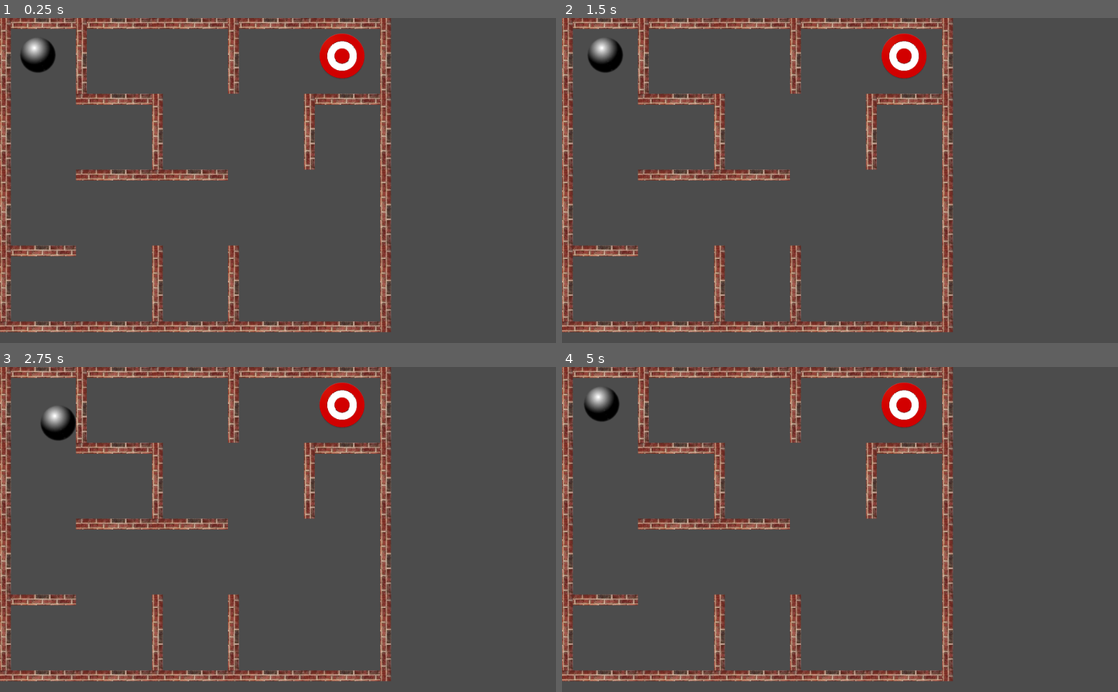
Above: before the commit, frames 1-4 (two rows, left to right).
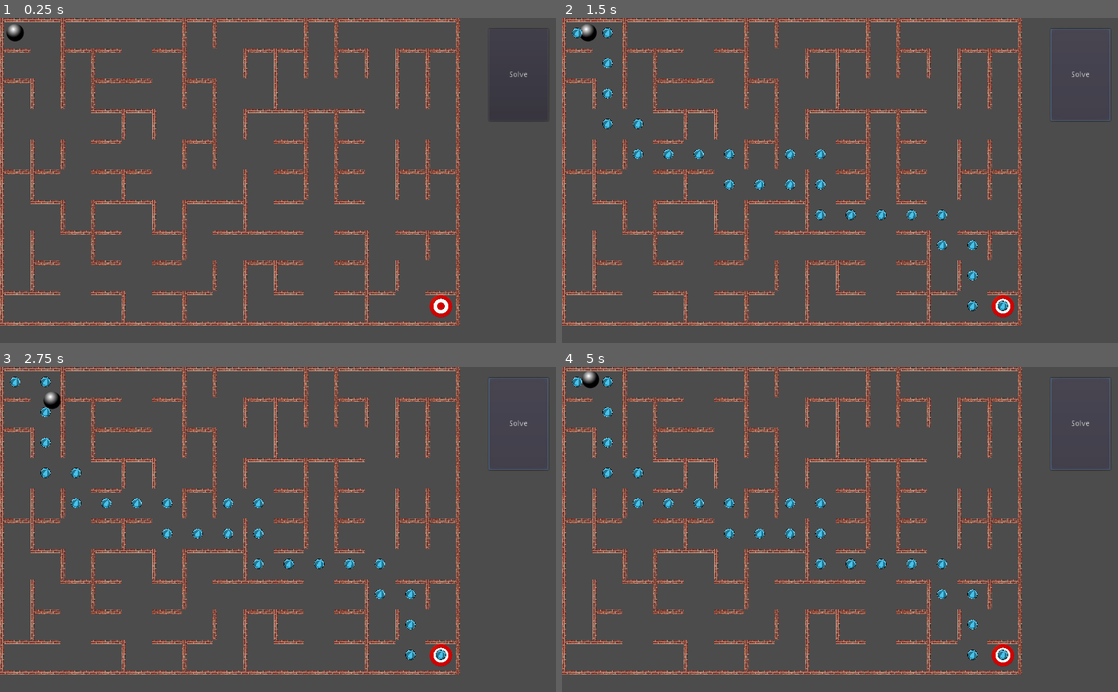
Above: after the commit, the same moments.

Repository: steelsoul/maze
Game: Godot game, scene res://Maze.tscn
Two runs of this game, one before a commit and one after it. Both use one fixed random seed, a clock stepped at 60 frames per second and the inputs below. Before the commit the project has no main scene; this scene is started directly in both runs.
Inputs (mouse positions are in pixels of both pictures, inside the frame that each line leads up to):
- Up to frame 1 (0.25 s): no input
- Up to frame 2 (1.5 s): click (1079, 73) at 0.5 s, where only the run after the commit has a clickable "Solve"; tap Enter at 1.25 s; hold Right from 1.28 s (still down)
- Up to frame 3 (2.75 s): release Right at 2.03 s; hold Down from 2.03 s (still down)
- Up to frame 4 (5 s): release Down at 2.78 s; hold Right 2.78-3.53 s; tap Space at 3.5 s; hold Up 3.53-4.28 s; hold Left from 4.28 s (still down)

The runs differ from the first frame. In frame 1, 22% of the frame differs, in the area x 0-98%, y 0-97%; in frame 2, 23%, in the area x 0-99%, y 0-97%; in frame 3, 23%; in frame 4, 23%.
Error before the commit: Invalid operands 'int' and 'float' in operator '%'. (res://Maze.gd:253)

Commit message:
Make maze generation with Prima

Diff:
--- a/Ball.tscn
+++ b/Ball.tscn
@@ -6,6 +6,7 @@
 radius = 30.0
 
 [node name="Ball" type="KinematicBody2D"]
+scale = Vector2( 0.3, 0.3 )
 
 [node name="Shape" type="CollisionShape2D" parent="."]
 shape = SubResource( 1 )
--- a/Cell.tscn
+++ b/Cell.tscn
@@ -10,6 +10,7 @@
 extents = Vector2( 10, 70 )
 
 [node name="Cell" type="Node2D"]
+scale = Vector2( 0.4, 0.4 )
 script = ExtResource( 1 )
 __meta__ = {
 "_edit_group_": true
--- a/Maze.gd
+++ b/Maze.gd
@@ -5,14 +5,16 @@
 
 enum Dir {Left, Right, Down, Up}
 var buffer = PoolStringArray()
+var g_repoinfo
+var g_start = Vector2(0, 0)
+var g_finish = Vector2(0,0)
 
 func solve_maze_with_wave_tracing(repo, xs, ys, xf, yf):
 	var w = repo[0]
 	var h = repo[1]
-	var rep = repo[2]
 	var marks_array = create_marks_array(w,h)
 	var n_iter = 1
-	marks_array[xs][ys] = 1
+	marks_array[xs][ys] = n_iter
 	var finished = false
 	while !finished:
 		var x = 0
@@ -20,12 +22,10 @@
 		while x < w:
 			var y = 0
 			while y < h:
-				if n_iter == 4:
-					print("!")
 				if marks_array[x][y] == n_iter:
 					for dir in Dir.values():
 						if can_go(repo, x, y, dir, marks_array, 0):
-							print("can go ", describe(dir),  " from (", x, ",", y, ") on iter ", n_iter)
+#							print("can go ", describe(dir),  " from (", x, ",", y, ") on iter ", n_iter)
 							no_further_steps = false
 							mark_neighbour(marks_array, x, y, dir, n_iter + 1)
 							if check_finish(x, y, xf, yf, dir) == true:
@@ -92,6 +92,15 @@
 	elif dir == Dir.Up: yn = y - 1
 	else: yn = y + 1
 	return xf == xn and yf == yn
+
+func load_repo(repo):
+	var width = repo[0]
+	var height = repo[1]
+	var cells = repo[2]
+	for x in width:
+		for y in height:
+			add_child(cells[x][y])
+	finalize_rep(width, height)
 
 func read_file(file_name):
 	var file = File.new()
@@ -109,11 +118,9 @@
 		if x == w:
 			y = y + 1
 			x = 0
-		var cell = configure_cell(repo,x,y,up,left)
+		configure_cell(repo,x,y,up,left)
 #		print("ac: ", x, ' ', y)
 		x = x + 1
-		add_child(cell)
-	finalize_rep(w,h)
 	return [w, h, repo]
 
 func write_file(file_name, repo):
@@ -174,7 +181,7 @@
 func configure_cell(repo,x,y,up,left):
 	var cell = get_cell(x,y,repo)
 	var cell_size = cell.get_size()
-	cell.position = Vector2(x*cell_size, y*cell_size)
+	cell.position = Vector2((x*cell_size) as int, (y*cell_size) as int)
 	cell.setup(up, left)
 	return cell
 
@@ -239,30 +246,32 @@
 
 enum PrimaStageAttribute {Inside, Outside, Border}
 
-func generate_prima(dim, start, end):
+func generate_prima(dim):
 	var width = dim.x
 	var height = dim.y
 	var rep = make_array_of_cells(width, height)
-	for x in width:
-		for y in height:
-			rep[x][y].setup(true, true)
+	for x in range(0, width):
+		for y in range(0, height):
+			configure_cell(rep, x, y, true, true)
 	var attribute_array = []
 	attribute_array.resize(width * height)
-	var index = dim.x * dim.y as int
-	var ri = randi() as int
-	var random_index = ri % index
-	while index > 0:
+	var array_size = (dim.x * dim.y) as int
+	var random_index = randi() % array_size
+	var index = array_size - 1
+	while index >= 0:
 		attribute_array[index] = PrimaStageAttribute.Outside
+		index = index - 1
 	attribute_array[random_index] = PrimaStageAttribute.Inside
 	change_attribute_for_neighbours(PrimaStageAttribute.Border, PrimaStageAttribute.Outside, random_index, dim, attribute_array)
 	var shall_generate = true
 	while shall_generate:
 		var has_border_result = has_border(attribute_array)
-		if has_border_result == false:
+		if has_border_result is bool and has_border_result == false:
 			shall_generate = false
 		else:
 			var border_indexes = has_border_result[1]
-			var random_location_index = randi() % border_indexes.size()
+			random_index = randi() % border_indexes.size()
+			var random_location_index = border_indexes[random_index]
 			attribute_array[random_location_index] = PrimaStageAttribute.Inside
 			change_attribute_for_neighbours(PrimaStageAttribute.Border, PrimaStageAttribute.Outside, random_location_index, dim, attribute_array)
 			var dest_neighbour = get_random_destination_neighbour(random_location_index, dim, attribute_array)
@@ -272,25 +281,24 @@
 func change_attribute_for_neighbours(new_attribute, required_attribute, index, dim, attribute_array):
 	var location = get_coordinate_from_index(index, dim)
 	for x in [location.x-1, location.x+1]:
-		if x > 0 and x < dim.x:
-			var new_index = get_index_from_coord(x, location.y)
+		if x >= 0 and x < dim.x:
+			var new_index = get_index_from_coord(Vector2(x, location.y), dim)
 			if attribute_array[new_index] == required_attribute:
 				attribute_array[new_index] = new_attribute
 	for y in [location.y-1, location.y+1]:
-		if y > 0 and y < dim.y:
-			var new_index = get_index_from_coord(location.x, y)
+		if y >= 0 and y < dim.y:
+			var new_index = get_index_from_coord(Vector2(location.x, y), dim)
 			if attribute_array[new_index] == required_attribute:
 				attribute_array[new_index] = new_attribute
 
 func get_coordinate_from_index(index, dim):
-	var width = index.x
-	var heigth = index.y
-	var x = index % width
+	var width = dim.x as int
+	var x = (index as int) % width
 	var y = (index / width) as int
 	return Vector2(x,y)
 
 func get_index_from_coord(coord, dim):
-	return coord.y * dim.x + coord.x
+	return coord.y * (dim.x as int) + coord.x
 
 func has_border(attribute_array):
 	var result = false
@@ -308,20 +316,21 @@
 	var matching_array_with_inside = []
 	var current_coordinate = get_coordinate_from_index(location_index, dim)
 	for x in [current_coordinate.x - 1, current_coordinate.x + 1]:
-		if x > 0 and x < dim.x:
+		if x >= 0 and x < dim.x:
 			var local_index = get_index_from_coord(Vector2(x, current_coordinate.y), dim)
 			if attribute_array[local_index] == PrimaStageAttribute.Inside:
 				matching_array_with_inside.append(local_index)
 	for y in [current_coordinate.y - 1, current_coordinate.y + 1]:
-		if y > 0 and y < dim.y:
+		if y >= 0 and y < dim.y:
 			var local_index = get_index_from_coord(Vector2(current_coordinate.x, y), dim)
 			if attribute_array[local_index] == PrimaStageAttribute.Inside:
 				matching_array_with_inside.append(local_index)
 	var random_neighbour_index = randi() % matching_array_with_inside.size()
-	var dest_coordinate = get_coordinate_from_index(random_neighbour_index, dim)
+	var dest_coordinate = get_coordinate_from_index(matching_array_with_inside[random_neighbour_index], dim)
 	return dest_coordinate
 
 func break_the_wall(current, dest, rep):
+#	print("bw: ", current, " to ", dest)
 	if current.x < dest.x:
 		var cell = rep[dest.x][dest.y]
 		var up = cell.is_top()
@@ -345,15 +354,18 @@
 
 func _ready():
 	randomize()
-	var repo_info = read_file("maze1.txt")
-	var xs = 0
-	var ys = 0
-	var xf = 4
-	var yf = 0
-	put_player(xs, ys)
-	put_goal(xf, yf)
-	var solution_info = solve_maze_with_wave_tracing(repo_info, xs, ys, xf, yf)
+#	var repo_info = read_file("maze1.txt")
+	var dim_x = 15
+	var dim_y = 10
+	g_finish = Vector2(dim_x - 1, dim_y - 1)
+	var repo_info = generate_prima(Vector2(dim_x, dim_y))
+	load_repo(repo_info)
+	g_repoinfo = repo_info
+	put_player(g_start.x, g_start.y)
+	put_goal(g_finish.x, g_finish.y)
+
+func _on_Button_pressed():
+	var solution_info = solve_maze_with_wave_tracing(g_repoinfo, g_start.x, g_start.y, g_finish.x, g_finish.y)
 	print("can solve: ", solution_info[0])
-#	if solution_info[0]:
-#		show_solution(repo_info, solution_info[1], xf, yf)
-	generate_prima(Vector2(5,5), Vector2(0,0), Vector2(4, 4))
+	if solution_info[0]:
+		show_solution(g_repoinfo, solution_info[1], g_finish.x, g_finish.y)
--- a/Maze.tscn
+++ b/Maze.tscn
@@ -13,7 +13,17 @@
 
 [node name="Goal" parent="." instance=ExtResource( 4 )]
 visible = false
+scale = Vector2( 0.5, 0.5 )
 
 [node name="Player" parent="." instance=ExtResource( 5 )]
 visible = false
-movement_speed = 50
+scale = Vector2( 0.5, 0.5 )
+movement_speed = 100
+
+[node name="Button" type="Button" parent="."]
+margin_left = 900.0
+margin_top = 20.0
+margin_right = 1010.0
+margin_bottom = 190.0
+text = "Solve"
+[connection signal="pressed" from="Button" to="." method="_on_Button_pressed"]
--- a/Player.gd
+++ b/Player.gd
@@ -1,6 +1,6 @@
 extends KinematicBody2D
 
-export var movement_speed = 10
+export var movement_speed = 20
 
 func _ready():
 	pass
--- a/Wall.gd
+++ b/Wall.gd
@@ -1,7 +1,12 @@
 extends Node2D
 
 func get_size():
-	return max($UpBody/Up.region_rect.size.x, $UpBody/Up.region_rect.size.y)
+	var width = $UpBody/Up.region_rect.size.x
+	var height = $UpBody/Up.region_rect.size.y
+	if  width > height :
+		return width * scale.x
+	else:
+		return height * scale.y
 
 func is_left():
 	return $LeftBody.visible
@@ -10,6 +15,10 @@
 	return $UpBody.visible
 
 func setup(up, left):
+	$LeftBody.visible = false
+	$LeftBody/LeftCollisionShape.disabled = true
+	$UpBody.visible = false
+	$UpBody/UpCollisionShape.disabled = true
 	if left:
 		$LeftBody.visible = true
 		$LeftBody/LeftCollisionShape.disabled = false
--- a/project.godot
+++ b/project.godot
@@ -16,7 +16,13 @@
 [application]
 
 config/name="maze"
+run/main_scene="res://Maze.tscn"
 config/icon="res://icon.png"
+
+[display]
+
+window/stretch/mode="2d"
+window/stretch/aspect="keep"
 
 [rendering]
 
Not shown, added: export_presets.cfg
